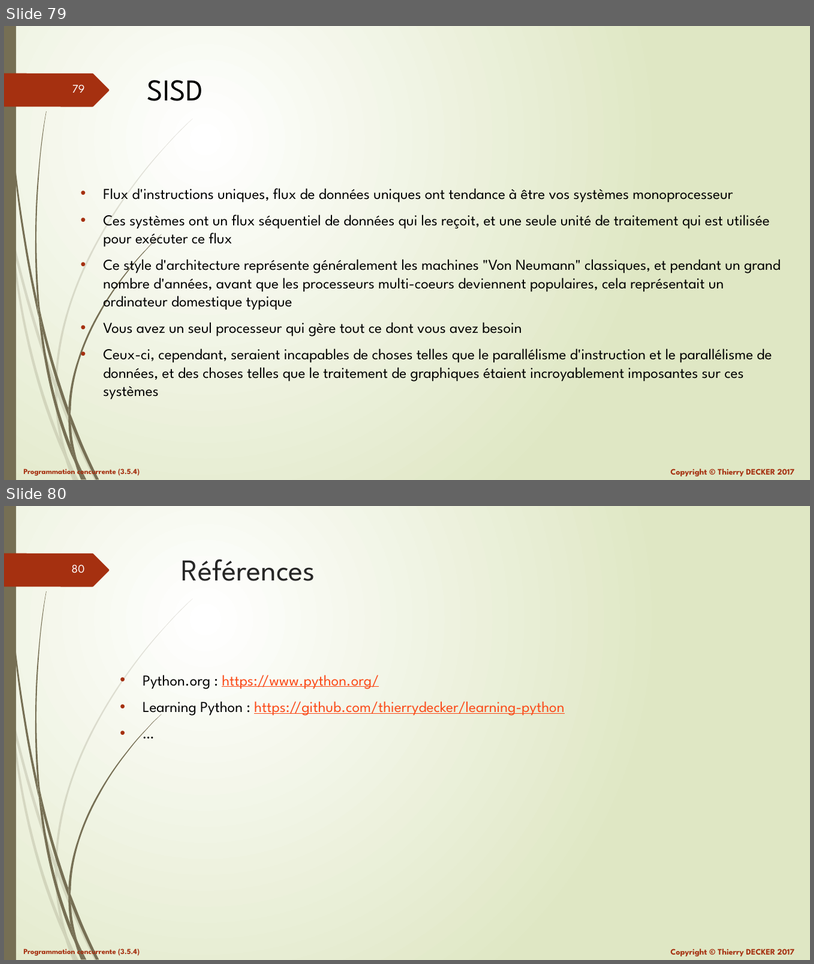
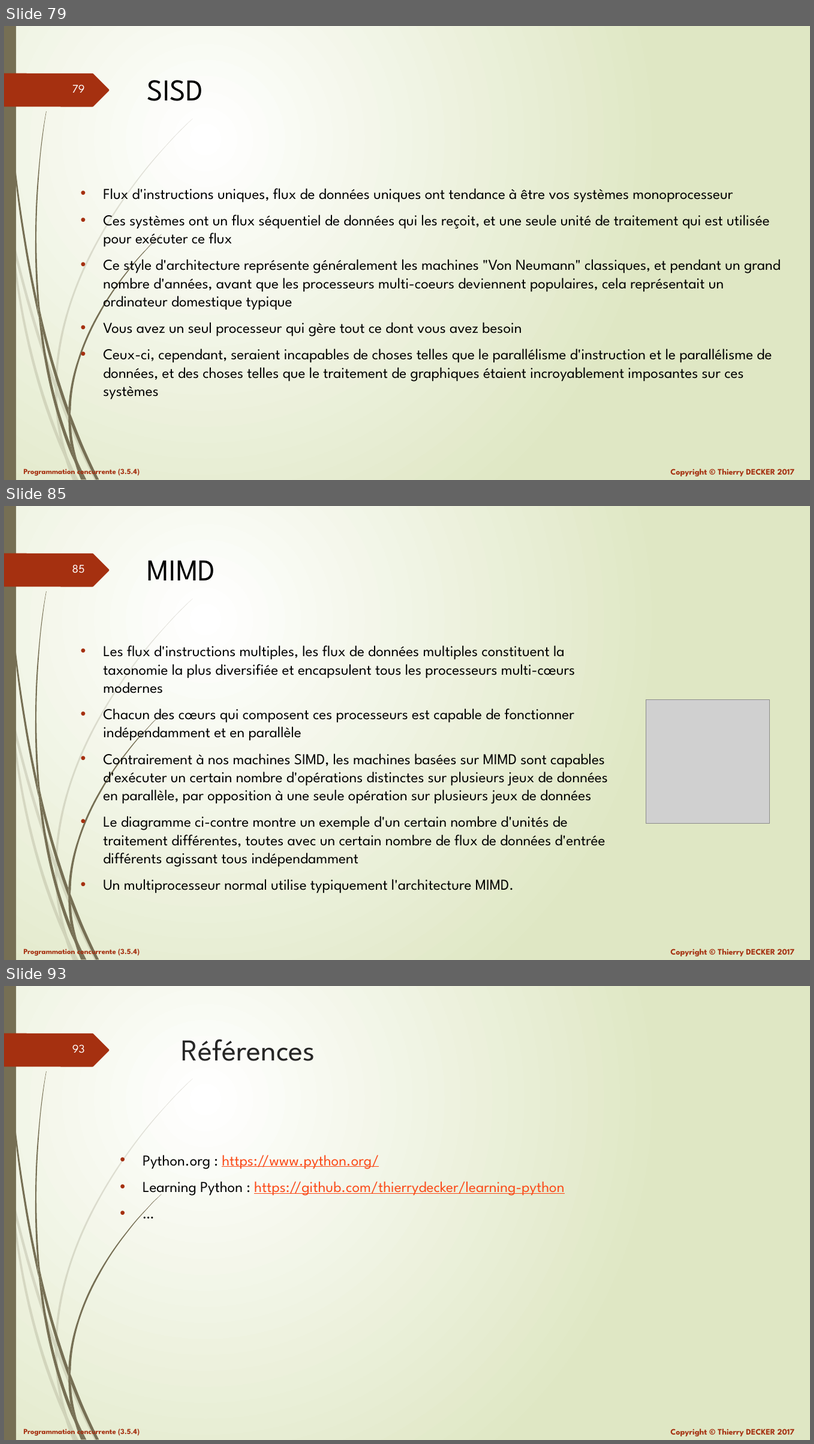
Before and after one commit to VikmanTheRacoon/learning-python, a slide deck: documentations/python-103.pptx. Shown one above the other, each under a label of ours: slides 79 and 80 before the commit, slides 79, 85 and 93 after it; the slides between them are not shown. The pictures are 814x964 and 814x1444 pixels, drawn with LibreOffice and Linux fonts; fonts in the diff are those of the drawing; grey boxes stand for pictures. Boxes give left, top, right and bottom in pixels: in the first picture for what was removed or moved away, otherwise in the second. Text is boxed around its words. In the diff, an @@ line names an element or a change of style, - is before the commit and + after.

```diff
--- a/documentations/python-103.pptx
+++ b/documentations/python-103.pptx
@@ slide 85 added at (4,506,810,960), background gradient #FFFFFF to #DFE8C4; not listed: 27 template elements that a slide beside it also shows @@
@@ title added at (147,560,215,580), 36 pt, text #000000 @@
+MIMD
@@ text added at (103,645,608,893), 18 pt, text #000000 @@
+• Les flux d'instructions multiples, les flux de données multiples constituent la taxonomie la plus diversifiée et encapsulent tous les processeurs multi-cœurs modernes
+• Chacun des cœurs qui composent ces processeurs est capable de fonctionner indépendamment et en parallèle
+• Contrairement à nos machines SIMD, les machines basées sur MIMD sont capables d'exécuter un certain nombre d'opérations distinctes sur plusieurs jeux de données en parallèle, par opposition à une seule opération sur plusieurs jeux de données
+• Le diagramme ci-contre montre un exemple d'un certain nombre d'unités de traitement différentes, toutes avec un certain nombre de flux de données d'entrée différents agissant tous indépendamment
+• Un multiprocesseur normal utilise typiquement l'architecture MIMD.
@@ picture added at (647,700,770,823) @@
@@ what was slide 80 is now slide 93 @@
@@ page number at (72,1045,85,1053): text changed @@
-80
+93
```
Also in this commit, not shown: 3 slides changed, 12 other slides added, 1 other file.
